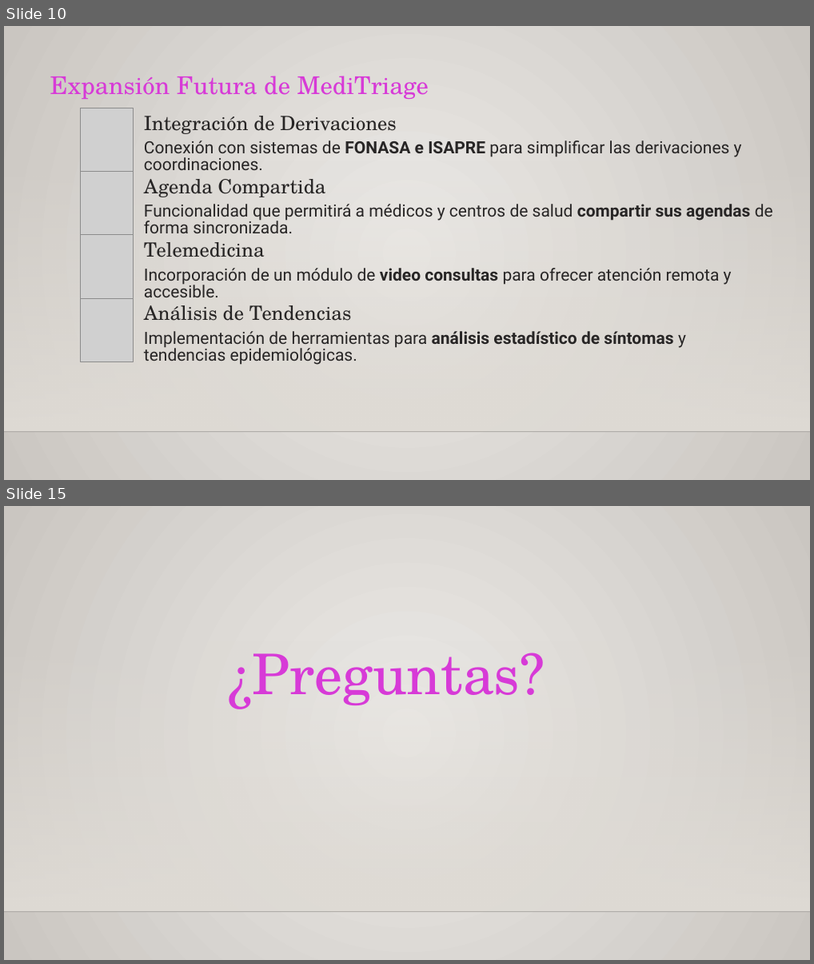
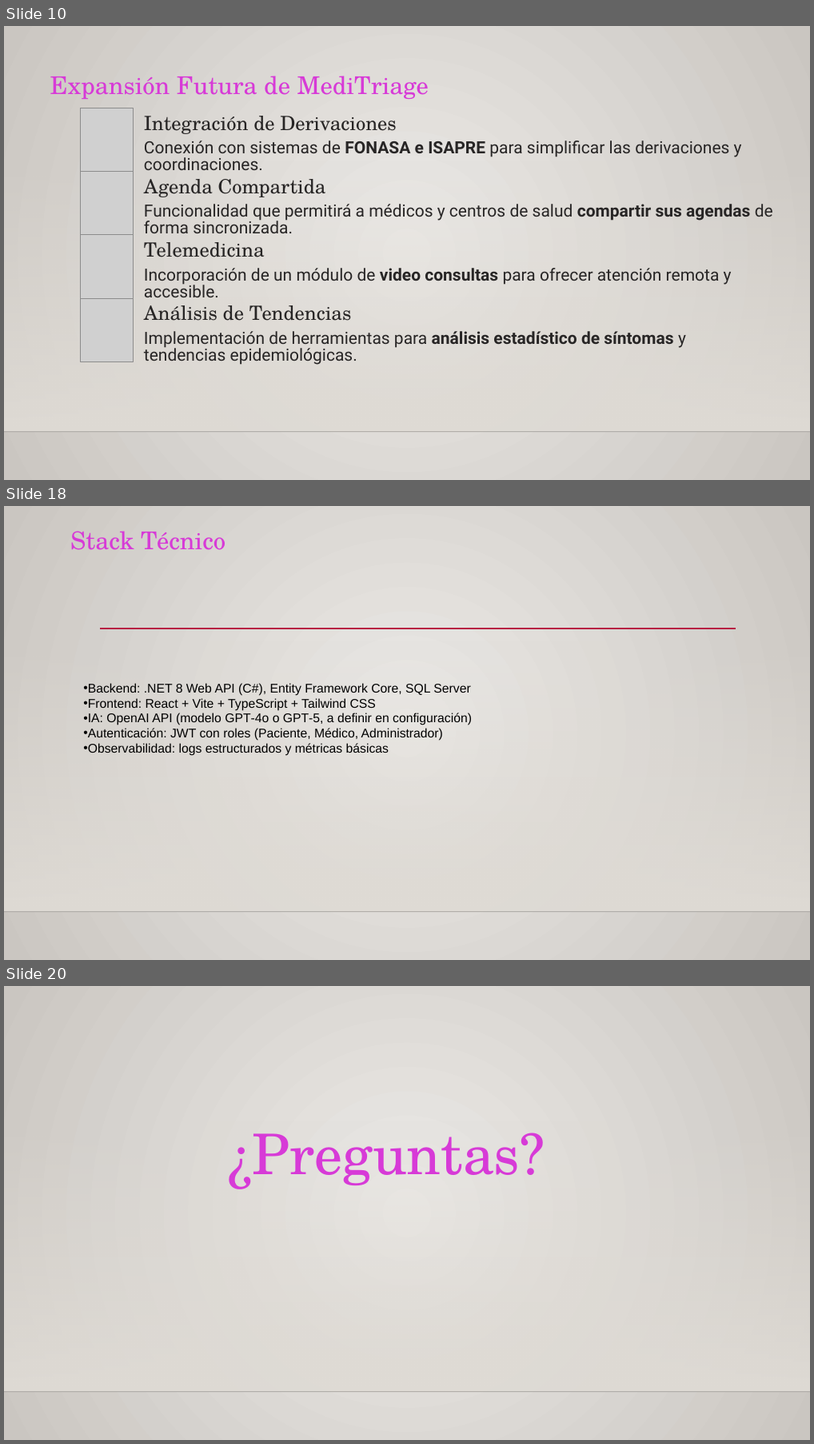
Before and after one commit to MRCuevasCarreno/MediTriage, a slide deck: Fase 1/Evidencias Grupales/MediTriage.pptx. Shown one above the other, each under a label of ours: slides 10 and 15 before the commit, slides 10, 18 and 20 after it; the slides between them are not shown. The pictures are 814x964 and 814x1444 pixels, drawn with LibreOffice and Linux fonts; fonts in the diff are those of the drawing; grey boxes stand for pictures; background and template pictures are left out. Boxes give left, top, right and bottom in pixels: in the first picture for what was removed or moved away, otherwise in the second. Text is boxed around its words. In the diff, an @@ line names an element or a change of style, - is before the commit and + after.

```diff
--- a/Fase 1/Evidencias Grupales/MediTriage.pptx
+++ b/Fase 1/Evidencias Grupales/MediTriage.pptx
@@ slide 18 added at [4,506,810,960], background gradient #ECEAE7 to #CAC7C1; not listed: 2 template elements that a slide beside it also shows @@
@@ text added at [70,531,226,550], 35 pt, text #D73AD7 @@
+Stack Técnico
@@ line added from (100, 628) to (736, 628), #B71E42 2.5 pt @@
@@ text added at [83,683,472,756], 18 pt, text #000000 @@
+• Backend: .NET 8 Web API (C#), Entity Framework Core, SQL Server
+• Frontend: React + Vite + TypeScript + Tailwind CSS
+• IA: OpenAI API (modelo GPT‑4o o GPT‑5, a definir en configuración)
+• Autenticación: JWT con roles (Paciente, Médico, Administrador)
+• Observabilidad: logs estructurados y métricas básicas
@@ what was slide 15 is now slide 20 @@
```
Also in this commit, not shown: 2 slides changed, 4 other slides added.
